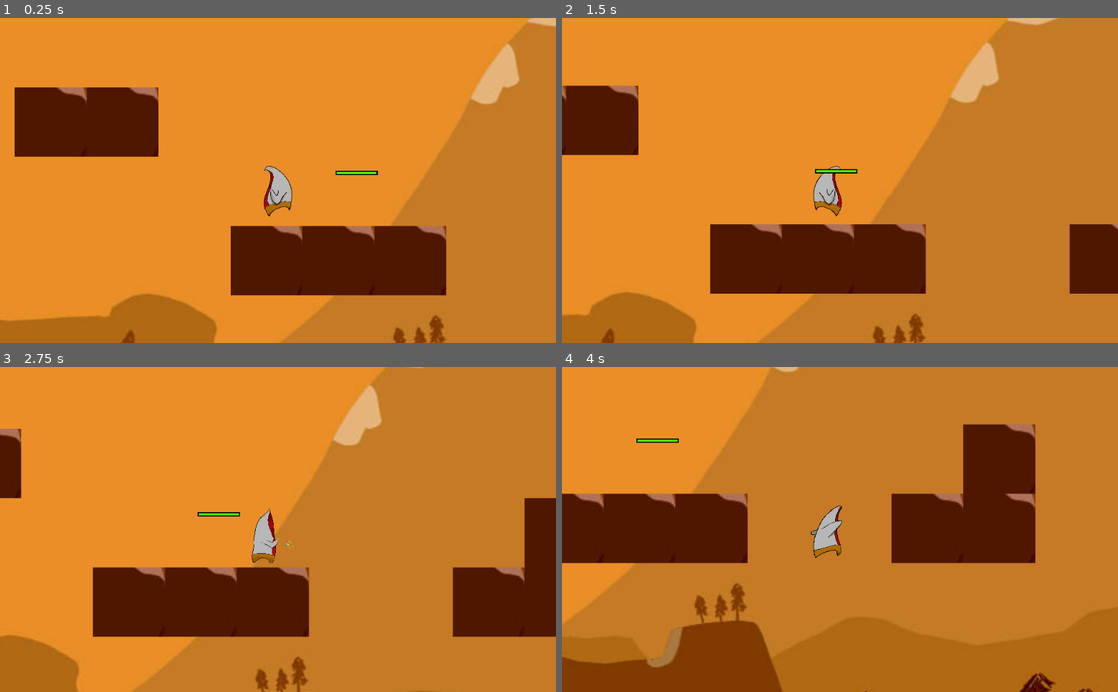
Above: before the commit, frames 1-4 (two rows, left to right).
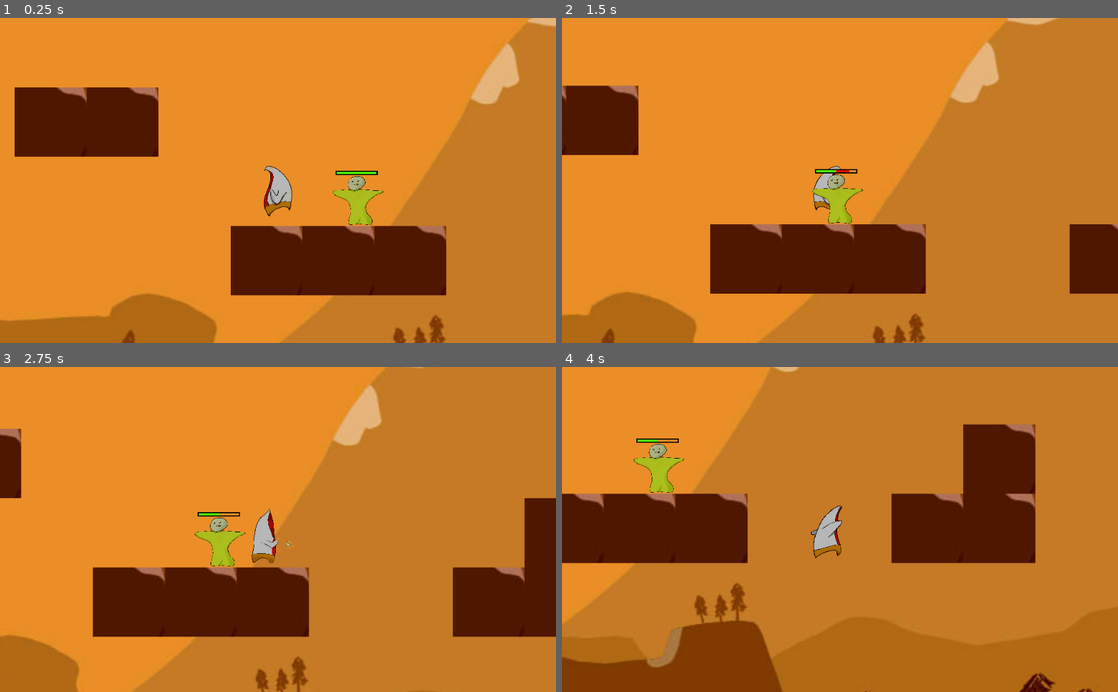
Above: after the commit, the same moments.

Repository: TommeyFaherty/NotGalway
Game: Godot game, scene res://scenes/Root.tscn
The game is run twice, just before and just after one commit, with the same random seed, the same clock (stepped at 60 frames per second) and the same inputs. The engine's default icon, where the game draws it, is replaced by a stand-in: a white triangle on a blue panel in a dark square.
Inputs:
- Up to frame 1 (0.25 s): no input
- Up to frame 2 (1.5 s): hold E (E_key) 0.53-1.28 s; hold Right (ui_right) from 0.53 s (still down); tap Space (space) at 1.35 s
- Up to frame 3 (2.75 s): release Right (ui_right) at 2.03 s; hold Shift (left_shift) from 2.03 s (still down); hold E (E_key) from 2.03 s (still down)
- Up to frame 4 (4 s): release Shift (left_shift) at 2.78 s; release E (E_key) at 2.78 s; hold Right (ui_right) from 2.78 s (still down); tap Space (space) at 2.85 s; hold E (E_key) from 3.53 s (still down)

The runs differ from the first frame. In frame 1, 0.6% of the frame differs, in the area x 59-69%, y 48-64%; in frame 2, 0.6%; in frame 3, 0.6%; in frame 4, 0.6%, in the area x 12-22%, y 22-39%.

Commit message:
Changed behaviour of items and coins

Diff:
--- a/scenes/Coin.tscn
+++ b/scenes/Coin.tscn
@@ -55,7 +55,7 @@
 
 [node name="Sprite" type="Sprite" parent="."]
 modulate = Color( 1, 0.960784, 0, 1 )
-scale = Vector2( 0.109513, 0.25 )
+scale = Vector2( 0.241407, 0.25 )
 texture = ExtResource( 2 )
 
 [node name="CollisionShape2D" type="CollisionShape2D" parent="."]
--- a/scenes/dummy.tscn
+++ b/scenes/dummy.tscn
@@ -99,12 +99,10 @@
 
 [node name="dummy" type="KinematicBody2D"]
 position = Vector2( 626.222, 415.943 )
-collision_layer = 0
+collision_layer = 4
 script = ExtResource( 1 )
 
 [node name="Sprite" type="Sprite" parent="."]
-visible = false
-modulate = Color( 1, 0, 0, 1 )
 scale = Vector2( 0.02, 0.02 )
 texture = ExtResource( 2 )
 
--- a/scripts/Coin.gd
+++ b/scripts/Coin.gd
@@ -6,6 +6,8 @@
 var coin_type = "golden"
 var coin_value = 0
 var rng = RandomNumberGenerator.new()
+#
+var dead = false
 
 
 func _ready():
@@ -24,8 +26,10 @@
 
 func _on_Area2D_body_entered(body):
 	if body.collision_layer ==  2:
-		body.get_node("Inventory").GoldUpdate(coin_value)
-		#EXIT GAME
-		self.visible = false
-		$CollisionShape2D.disabled = true
-		$Area2D/CollisionShape2D.disabled = true
+		if dead == false:
+			body.get_node("Inventory").GoldUpdate(coin_value)
+			#EXIT GAME
+			self.visible = false
+			$CollisionShape2D.disabled = true
+			$Area2D.monitoring = false
+			dead = true
--- a/scripts/Inventory.gd
+++ b/scripts/Inventory.gd
@@ -3,6 +3,7 @@
 
 var player_gold = 0
 var inventory = {}
+
 
 func _ready():
 	inventory["hp_potion"] = 999
--- a/scripts/Item.gd
+++ b/scripts/Item.gd
@@ -2,7 +2,7 @@
 
 var item_name = "dummy_corpse"
 var item_ammount = 3
-
+var dead = false
 
 
 
@@ -10,8 +10,11 @@
 
 	#Check to see if body detected is player
 	if body.collision_layer ==  2:
-		body.get_node("Inventory").add_item(item_name,item_ammount)
-		#KILLING the node
-		self.visible = false
-		$CollisionShape2D.disabled = true
-		$Area2D/CollisionShape2D.disabled = true
+		if dead == false:
+			#KILLING the node
+			self.visible = false
+			$CollisionShape2D.disabled = true
+			$Area2D.monitoring = false
+			dead = true
+			#Adding Item
+			body.get_node("Inventory").add_item(item_name,item_ammount)
